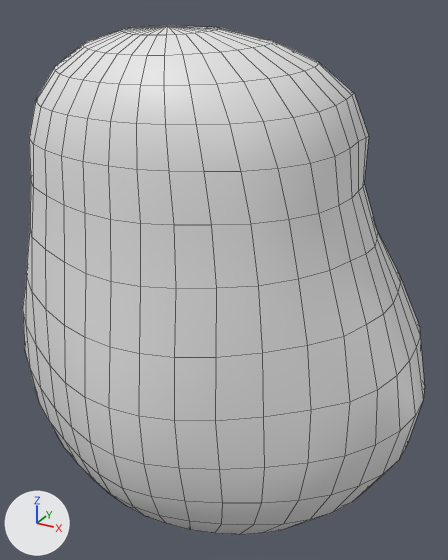
Before and after pictures for a commit that changed the FBX model media/models_x/Skinned/ZWBF_Belly_01.fbx.
Rendered twice from a camera (50 mm lens) standing at (0.138, -0.204, 0.683) and looking at (0.012, 0.025, 0.569). The axes (+X, +Y, +Z) are drawn at lower left. The lights are the same throughout. The picture after the commit comes second. Mesh edges are drawn as thin lines. Where no turn or scale is listed for an object, it has been applied to the vertices.

The scene before the commit, as lines of its bpy script (objects in view):
```python
me_belly_001 = bpy.data.meshes.new('Belly.001')
me_belly_001.from_pydata(...)  # 482 vertices, 512 faces; spans x -0.105..0.105, y -0.02..0.105, z -0.112..0.116
me_belly_001.materials.append(mat_belly)  # its picture is missing
ob_belly = bpy.data.objects.new('Belly', me_belly_001)
ob_belly.location = (0.0, -0.0267, 0.5614)
```
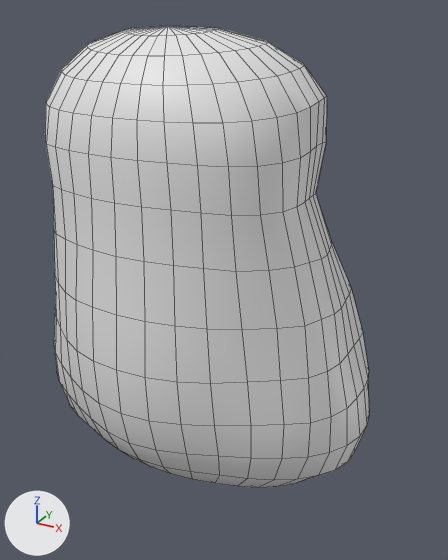
Commit message: updated belly meshes

Boxes (x1, y1, x2, y2) around the edits, measured in the pictures (448 x 560 px; the box of a moved part takes in the faces that stretch with it):
'Belly', reshaped, shading changed (19% narrower, 9% shorter): before (23, 26, 425, 535); after (45, 26, 369, 487)
part 1 of me_belly_001, moved or reshaped: before (23, 28, 425, 535); after (45, 28, 369, 487)
part 2 of me_belly_001, shading changed: before (23, 26, 425, 535); after (45, 26, 369, 487)

What changed in the scene script:
```text
Change me_belly_001:
    used by ob_belly; location = (0.0, -0.0267, 0.5614)
    remove me_belly_001.from_pydata(...)  # 482 vertices, 512 faces; spans x -0.105..0.105, y -0.02..0.105, z -0.112..0.116
    add me_belly_001.from_pydata(...)  # 482 vertices, 512 faces; spans x -0.083..0.083, y -0.014..0.1, z -0.084..0.115
    me_belly_001 part 1: 444 of 482 vertices moved; they spanned x -0.105..0.105, y -0.02..0.105, z -0.112..0.111 and now span x -0.083..0.083, y -0.014..0.1, z -0.084..0.111; mean shift (0.0, 0.0, 0.007); largest move (0.0, 0.033, -0.112) -> (0.0, 0.039, -0.084)
    me_belly_001 part 2: edges marked sharp go from 0 to 22
```
